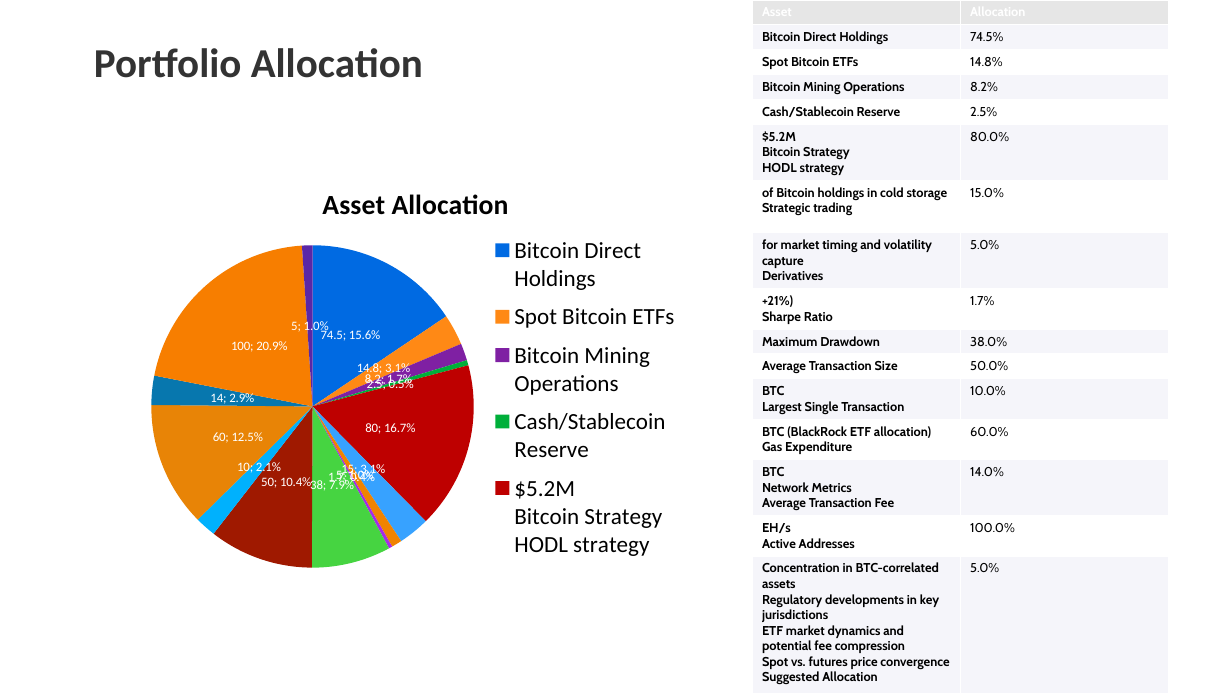
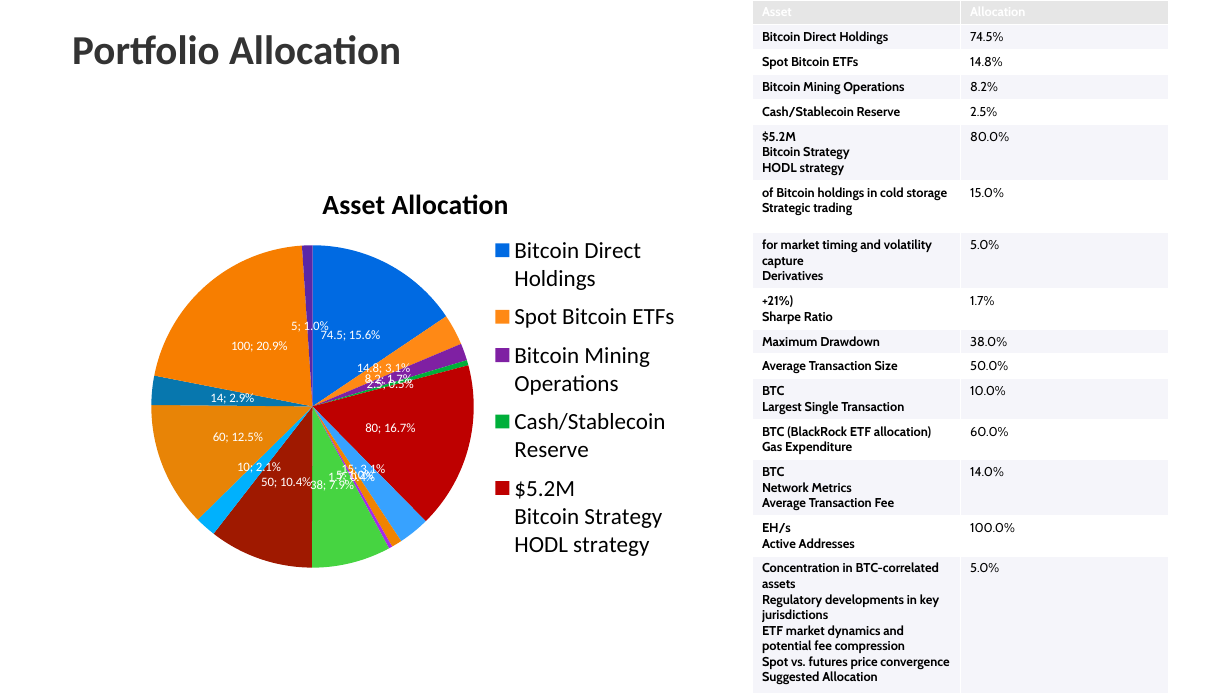
Before and after one commit to Mehdizaiem/Vault-DueDiligence-4DS1, a slide deck: slide 5 of CryptoFundDueDiligence/reports/Bitcoin_Momentum_Opportunities_Fund_DueDiligence_20250425_145057.pptx. Drawn at 1232x693 pixels with LibreOffice and Linux fonts; fonts in the diff are those of the drawing. Boxes give left, top, right and bottom in pixels: in the first picture for what was removed or moved away, otherwise in the second. Text is boxed around its words. In the diff, an @@ line names an element or a change of style, - is before the commit and + after.

```diff
--- a/CryptoFundDueDiligence/reports/Bitcoin_Momentum_Opportunities_Fund_DueDiligence_20250425_145057.pptx
+++ b/CryptoFundDueDiligence/reports/Bitcoin_Momentum_Opportunities_Fund_DueDiligence_20250425_145057.pptx
@@ title "Portfolio Allocation": place and size @@
-title "Portfolio Allocation" at bbox=[94, 48, 423, 78]
+title "Portfolio Allocation" at bbox=[72, 35, 401, 65]
```
Also in this commit, not shown: 1 other slide changed.
